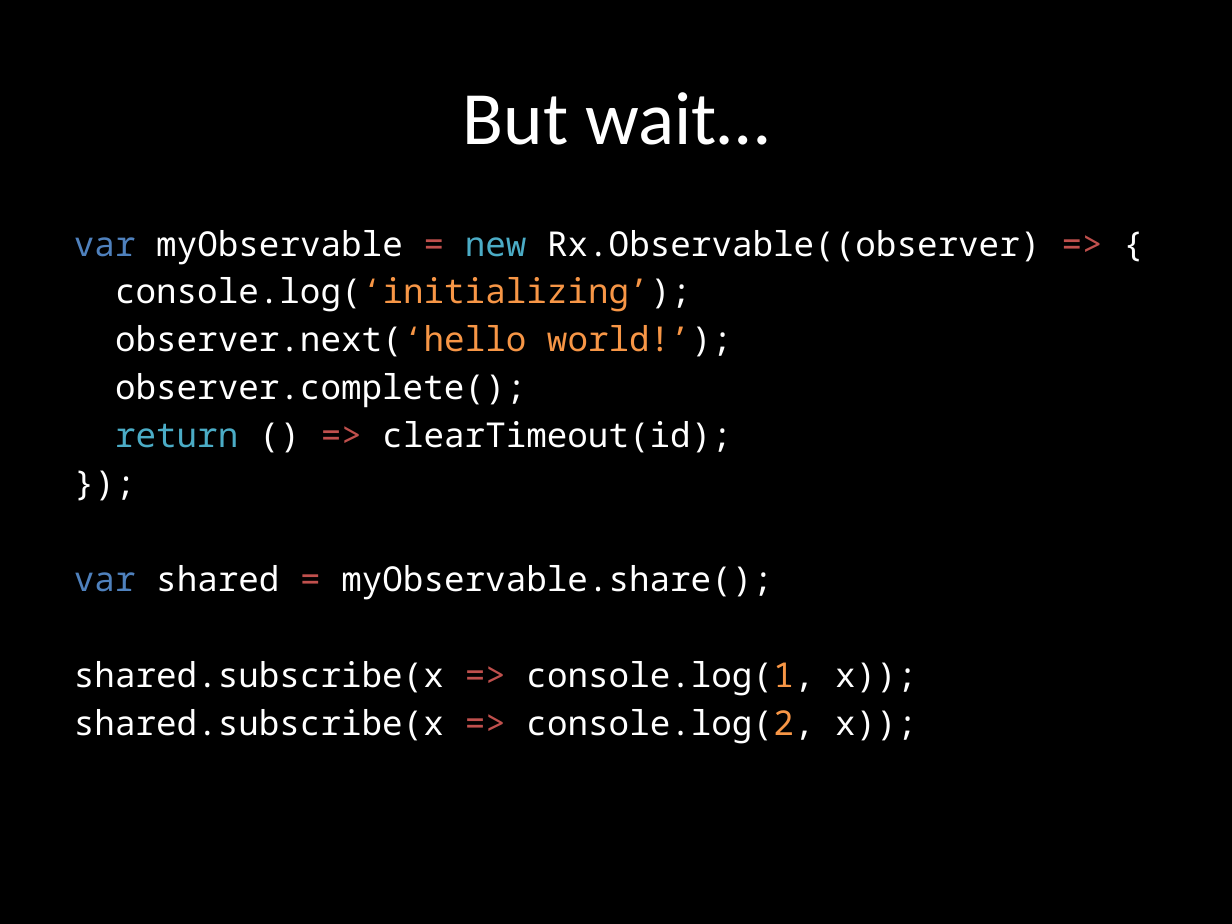
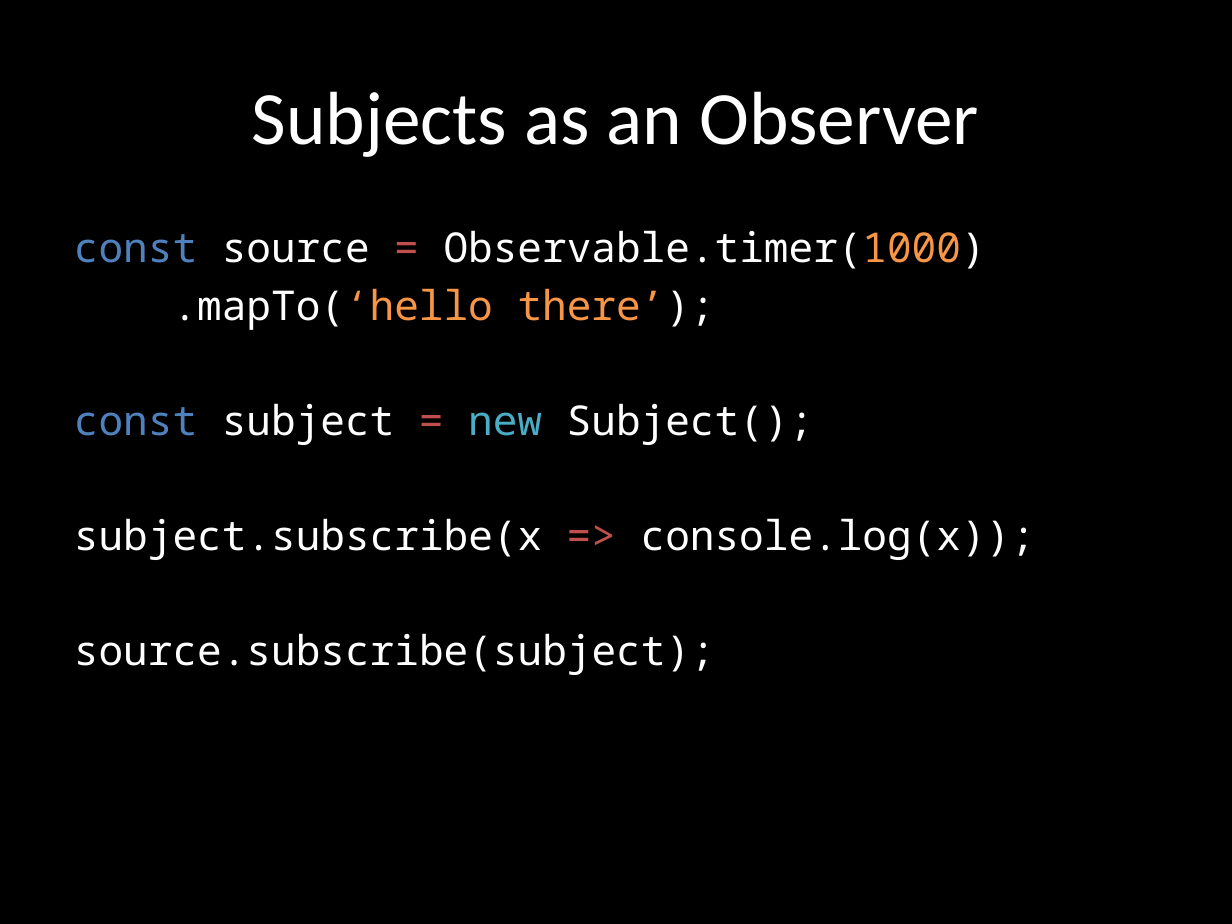
Before and after one commit to benlesh/rxjs-workshop-angular, a slide deck: slide 80 of rxjs-workshop.pptx (slide 72 before the commit). Drawn at 1232x924 pixels with LibreOffice and Linux fonts; fonts in the diff are those of the drawing. Boxes give left, top, right and bottom in pixels: in the first picture for what was removed or moved away, otherwise in the second. Text is boxed around its words. In the diff, an @@ line names an element or a change of style, - is before the commit and + after.

Commit message:
add subject exercies andxercises and operator exercise

```diff
--- a/rxjs-workshop.pptx
+++ b/rxjs-workshop.pptx
@@ title at [252, 91, 979, 157]: text changed @@
-But wait…
+Subjects as an Observer
@@ text at [74, 230, 1035, 675]: text changed; size 20 to 24 pt @@
-var myObservable = new Rx.Observable((observer) => {
-console.log(‘initializing’);
-observer.next(‘hello world!’);
-observer.complete();
-return () => clearTimeout(id);
-});
-var shared = myObservable.share();
-shared.subscribe(x => console.log(1, x));
-shared.subscribe(x => console.log(2, x));
+const source = Observable.timer(1000)
+.mapTo(‘hello there’);
+const subject = new Subject();
+subject.subscribe(x => console.log(x));
+source.subscribe(subject);
```
Also in this commit, not shown: 2 other slides changed, 9 slides added, 5 slides removed, 17 other files.
